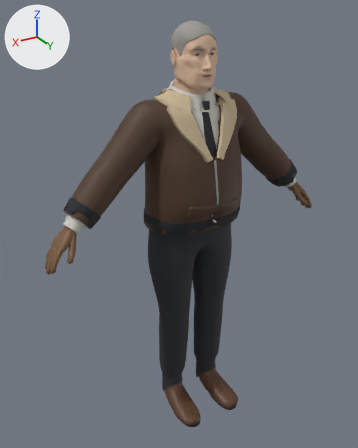
The glTF model game/assets/characters/char_crew_dutch/char_crew_dutch.glb: old version first, new version second.
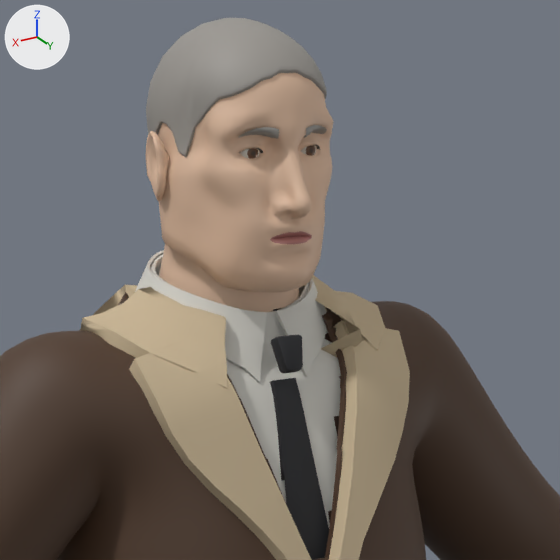
Each version appears first whole from a 50 mm camera at (1.152, 1.801, 1.9) aimed at (0.057, -0.024, 0.987), and next in a close-up on the part from 37% to 77% of the width and 4% to 35% of the height. Lighting does not change. The marker at upper left points along +X, +Y and +Z. The older version's two pictures come first. Vertices at exactly the same position are counted once.

Names of what the first close-up shows: 'Body', 'Gear', 'Hair', 'Outfit'.
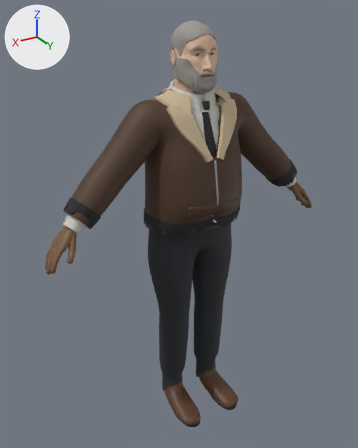
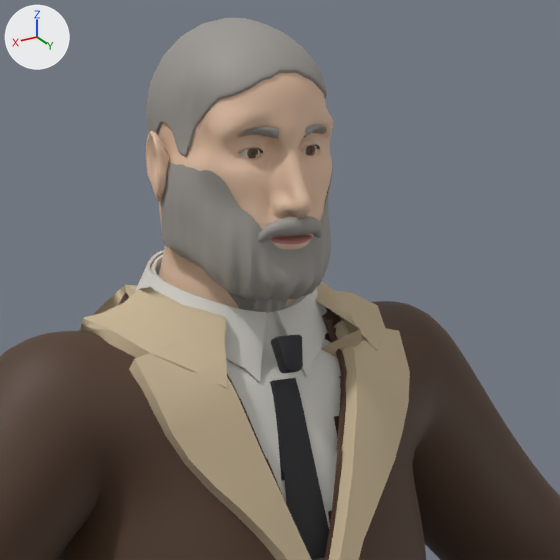
Edits to the bpy script that builds the scene:
```text
Change me_hair:
    used by ob_hair; location = (0.0, 0.0, 0.0)
    remove me_hair.from_pydata(...)  # 625 vertices, 1200 faces; spans x -0.081..0.081, y -0.123..0.089, z 1.682..1.863
    add me_hair.from_pydata(...)  # 2173 vertices, 4094 faces; spans x -0.089..0.089, y -0.123..0.119, z 1.552..1.863
    me_hair part 1: a new loose piece of 1344 vertices spanning x -0.089..0.089, y -0.014..0.108, z 1.552..1.73, in mat_m_char_hair_grey (grey #9a9690)
    me_hair part 2: a new loose piece of 204 vertices spanning x -0.041..0.041, y 0.089..0.119, z 1.654..1.682, in mat_m_char_hair_grey (grey #9a9690)
```

Location of each change, [x1, y1, x2, y2] in pixels of the close-ups (560 x 560 px):
'Hair', reshaped: before [146, 18, 327, 157]; after [146, 18, 333, 314]
part 1 of me_hair, added: after [161, 162, 333, 314]
part 2 of me_hair, added: after [258, 216, 322, 242]
